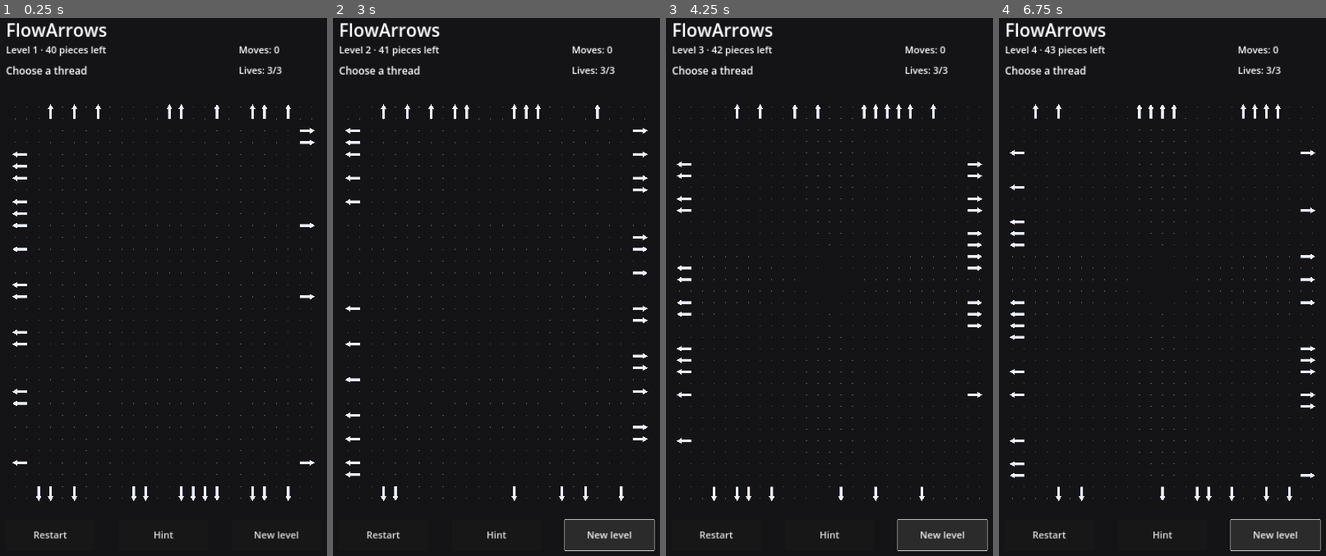
Above: before the commit, frames 1-4 (left to right).
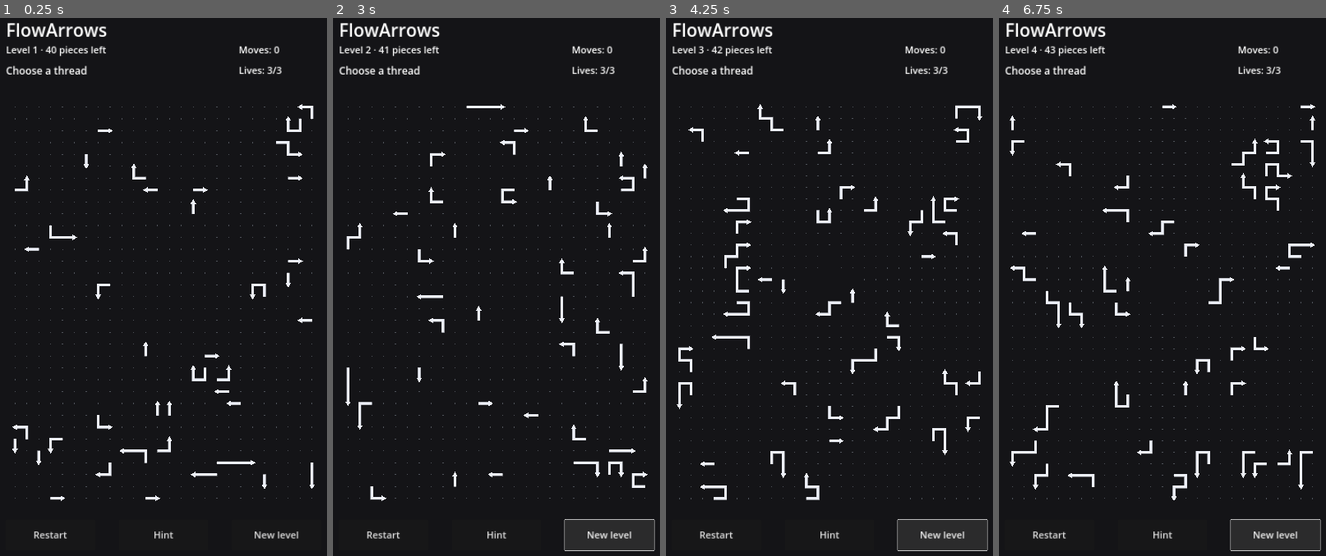
Above: after the commit, the same moments.

Repository: AiRigaLabs01/FlowArrows
Game: Godot game, scene res://src/game/main.tscn
Two runs of this game, one before a commit and one after it. Both use one fixed random seed, a clock stepped at 60 frames per second and the inputs below.
Inputs:
- Up to frame 1 (0.25 s): no input
- Up to frame 2 (3 s): click "Restart" at 0.5 s; click "Restart" at 1.25 s; click "Restart" at 2 s; click "New level" at 2.75 s
- Up to frame 3 (4.25 s): click "New level" at 3.5 s
- Up to frame 4 (6.75 s): click "Hint" at 4.25 s; click "Hint" at 5 s; click "Hint" at 5.75 s; click "New level" at 6.5 s

The runs differ from the first frame. In frame 1, 2.5% of the frame differs, in the area x 3-97%, y 16-90%; in frame 2, 2.7%; in frame 3, 3.3%; in frame 4, 3.4%.

Commit message:
Generate solvable levels by reverse dependency construction

Diff:
--- a/src/core/generator.gd
+++ b/src/core/generator.gd
@@ -7,7 +7,8 @@
 const ValidatorScript = preload("res://src/core/validator.gd")
 const DifficultyScript = preload("res://src/core/difficulty.gd")
 
-const MAX_GENERATION_ATTEMPTS := 24
+const MAX_GENERATION_ATTEMPTS := 16
+const CANDIDATES_PER_PIECE := 96
 
 var rng: RandomNumberGenerator = RandomNumberGenerator.new()
 
@@ -22,45 +23,68 @@
 	assert(board_size.x >= 3 and board_size.y >= 3)
 	complexity = maxi(complexity, 1)
 
+	# Construct the puzzle backwards. Every newly inserted piece must be removable
+	# from the board that already exists. Therefore reversing insertion order is a
+	# constructive proof of solvability, not a probabilistic post-check.
 	for _attempt in range(MAX_GENERATION_ATTEMPTS):
-		var generated := _try_generate_multicell(piece_count, board_size, complexity)
+		var generated := _generate_reverse_solvable(piece_count, board_size, complexity)
 		if not generated.is_empty():
 			return generated
-	# Never degrade to one-cell dots: use a guaranteed-solvable visible fallback.
 	return _generate_safe_multicell_fallback(piece_count, board_size)
 
-func _try_generate_multicell(piece_count: int, board_size: Vector2i, complexity: int) -> Dictionary:
+func _generate_reverse_solvable(piece_count: int, board_size: Vector2i, complexity: int) -> Dictionary:
 	var pieces: Array = []
 	var occupied: Dictionary = {}
+	var insertion_order: Array[String] = []
 
 	for i in range(piece_count):
-		var id: String = String.chr(65 + (i % 26)) + ("" if i < 26 else str(i / 26))
-		var cells: Array[Vector2i] = _build_path(board_size, occupied, complexity)
-		if cells.is_empty():
+		var accepted = null
+		for _candidate in range(CANDIDATES_PER_PIECE):
+			var cells: Array[Vector2i] = _build_path(board_size, occupied, complexity)
+			if cells.is_empty():
+				continue
+			var direction: Vector2i = _exit_direction(cells, board_size)
+			var id := _piece_id(i)
+			var candidate = PieceScript.new(id, cells, direction)
+			var trial_pieces: Array = pieces.duplicate()
+			trial_pieces.append(candidate)
+			var trial_board = BoardScript.new(board_size.x, board_size.y, trial_pieces)
+			if not trial_board.can_exit(id):
+				continue
+			accepted = candidate
+			break
+
+		if accepted == null:
 			return {}
-		for cell: Vector2i in cells:
+		pieces.append(accepted)
+		insertion_order.append(accepted.id)
+		for cell: Vector2i in accepted.cells:
 			occupied[_cell_key(cell)] = true
-		var direction: Vector2i = _exit_direction(cells, board_size)
-		pieces.append(PieceScript.new(id, cells, direction))
 
 	var board = BoardScript.new(board_size.x, board_size.y, pieces)
-	var validation: Dictionary = ValidatorScript.new().validate(board)
-	if not validation["valid"]:
+	var known_solution: Array[String] = []
+	for i in range(insertion_order.size() - 1, -1, -1):
+		known_solution.append(insertion_order[i])
+
+	# Keep the mathematical solver as an independent safety oracle. The reverse
+	# construction already proves solvability; disagreement indicates a bug.
+	var graph_solution: Array[String] = DependencySolverScript.new().solve(board)
+	if graph_solution.size() != piece_count:
 		return {}
-	var solution: Array[String] = validation["solution"]
+
 	return {
 		"board": board,
-		"known_solution": solution,
-		"difficulty": DifficultyScript.new().estimate(board, solution),
+		"known_solution": known_solution,
+		"difficulty": DifficultyScript.new().estimate(board, graph_solution),
 	}
 
 func _build_path(board_size: Vector2i, occupied: Dictionary, complexity: int) -> Array[Vector2i]:
 	var min_length: int = mini(2 + int((complexity - 1) / 4), 4)
-	var max_length: int = mini(4 + int((complexity - 1) / 2), 7)
+	var max_length: int = mini(4 + int((complexity - 1) / 2), 8)
 	var target_length: int = rng.randi_range(min_length, max_length)
-	var desired_turns: int = mini(int((complexity - 1) / 2), 3)
+	var desired_turns: int = mini(int((complexity - 1) / 2), 4)
 
-	for _attempt in range(36):
+	for _attempt in range(48):
 		var start := Vector2i(rng.randi_range(0, board_size.x - 1), rng.randi_range(0, board_size.y - 1))
 		if occupied.has(_cell_key(start)):
 			continue
@@ -114,39 +138,29 @@
 			best = direction
 	return best
 
+func _piece_id(index: int) -> String:
+	return "P%d" % index
+
 func _generate_safe_multicell_fallback(piece_count: int, board_size: Vector2i) -> Dictionary:
 	var pieces: Array = []
 	var slots: Array = []
-
-	# Straight two-cell threads whose heads sit on the border and point outward.
-	# They are all immediately removable, so the fallback is mathematically solvable
-	# while still looking like actual threads instead of isolated arrowhead dots.
 	for x in range(2, board_size.x - 2):
 		slots.append([[Vector2i(x, 1), Vector2i(x, 0)], Vector2i.UP])
 		slots.append([[Vector2i(x, board_size.y - 2), Vector2i(x, board_size.y - 1)], Vector2i.DOWN])
 	for y in range(2, board_size.y - 2):
 		slots.append([[Vector2i(1, y), Vector2i(0, y)], Vector2i.LEFT])
 		slots.append([[Vector2i(board_size.x - 2, y), Vector2i(board_size.x - 1, y)], Vector2i.RIGHT])
-
-	if slots.size() < piece_count:
-		# This should not happen for our production board sizes, but keep a safe bound.
-		piece_count = slots.size()
-
-	# Shuffle so fallback threads are distributed around all four sides.
+	piece_count = mini(piece_count, slots.size())
 	for i in range(slots.size() - 1, 0, -1):
 		var j := rng.randi_range(0, i)
 		var tmp = slots[i]
 		slots[i] = slots[j]
 		slots[j] = tmp
-
 	for i in range(piece_count):
-		var id := "F%d" % i
 		var cells: Array[Vector2i] = []
 		for cell in slots[i][0]:
 			cells.append(cell)
-		var direction: Vector2i = slots[i][1]
-		pieces.append(PieceScript.new(id, cells, direction))
-
+		pieces.append(PieceScript.new("F%d" % i, cells, slots[i][1]))
 	var board = BoardScript.new(board_size.x, board_size.y, pieces)
 	var solution: Array[String] = DependencySolverScript.new().solve(board)
 	return {
